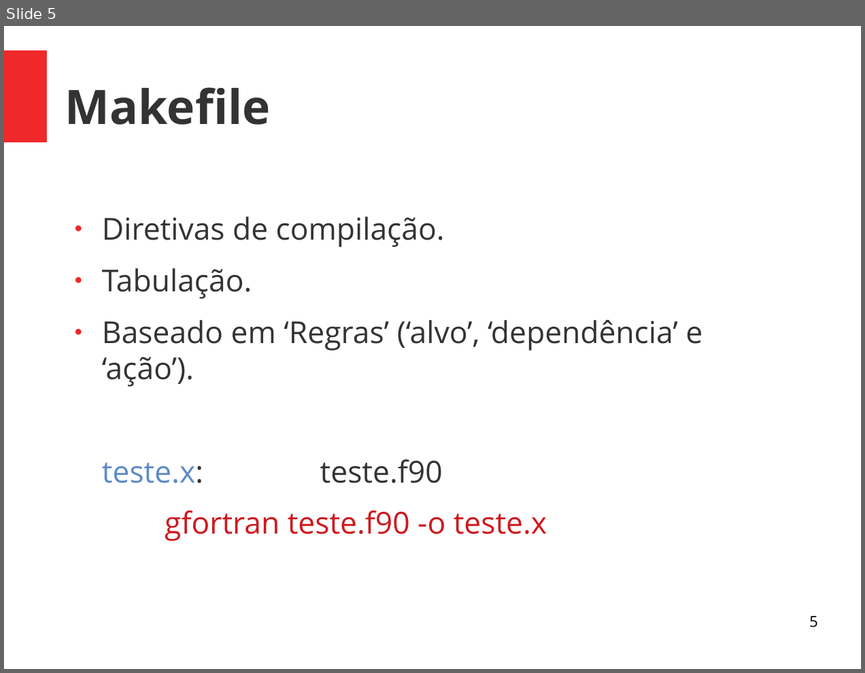
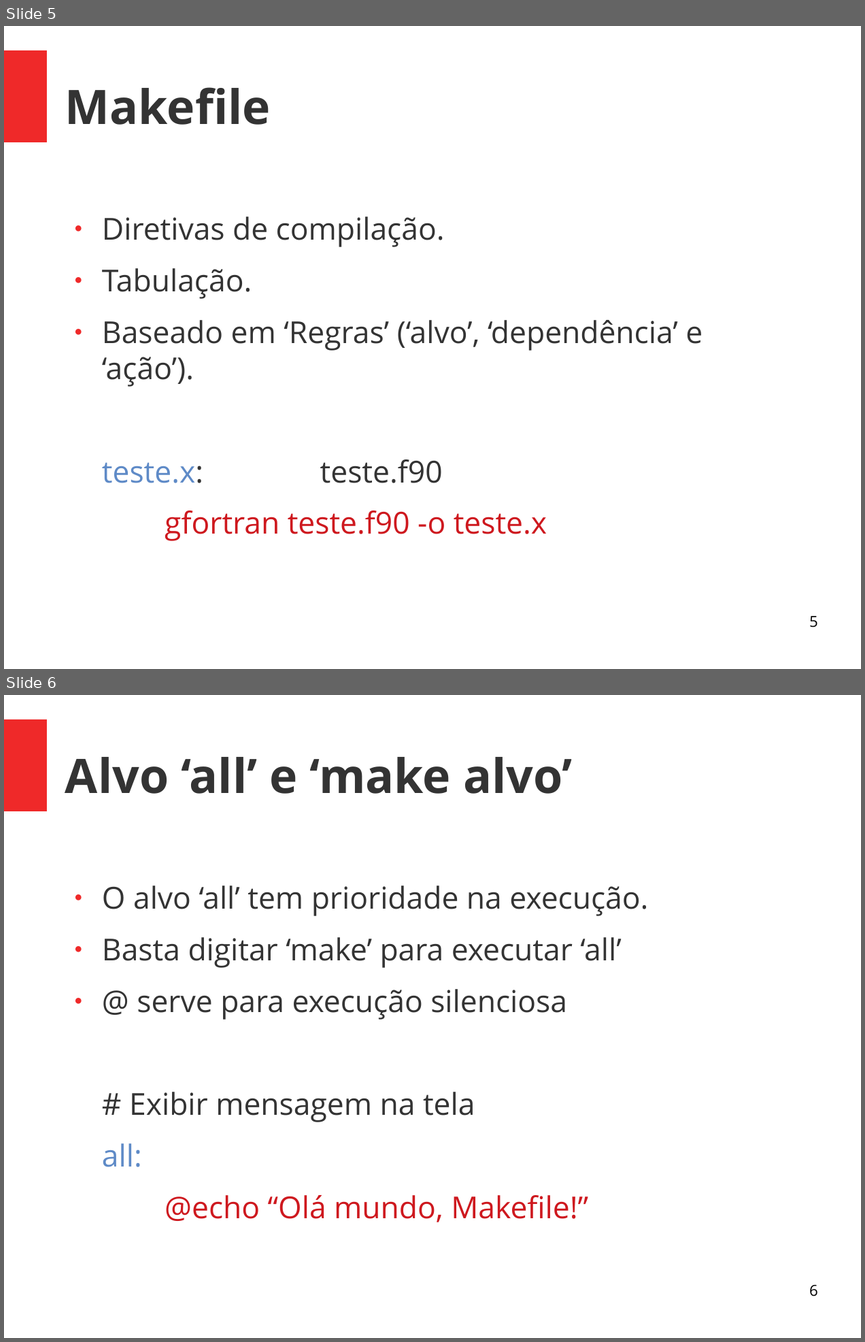
Before and after one commit to Geofisicando/curso-Makefile, a slide deck: slides/Apresentação_curso_Makefile.odp. Shown one above the other, each under a label of ours: slide 5 before the commit, slides 5 and 6 after it. The pictures are 865x673 and 865x1342 pixels, drawn with LibreOffice and Linux fonts; fonts in the diff are those of the drawing. Boxes give left, top, right and bottom in pixels: in the first picture for what was removed or moved away, otherwise in the second. Text is boxed around its words. In the diff, an @@ line names an element or a change of style, - is before the commit and + after.

```diff
--- a/slides/Apresentação_curso_Makefile.odp
+++ b/slides/Apresentação_curso_Makefile.odp
@@ slide 6 added at (4,695,861,1338), background #FFFFFF; not listed: 1 template element that a slide beside it also shows @@
@@ title added at (65,757,572,794), 44 pt, text #333333, bold @@
+Alvo ‘all’ e ‘make alvo’
@@ text added at (102,885,648,1222), 28 pt, text #333333 @@
+● O alvo ‘all’ tem prioridade na execução.
+● Basta digitar ‘make’ para executar ‘all’
+● @ serve para execução silenciosa
+# Exibir mensagem na tela
+all:
+@echo “Olá mundo, Makefile!”
@@ page number added at (809,1285,818,1296), 14 pt, text #000000 @@
+6
```
Also in this commit, not shown: 1 slide changed, 1 other slide added, 1 slide removed, 1 other file.
